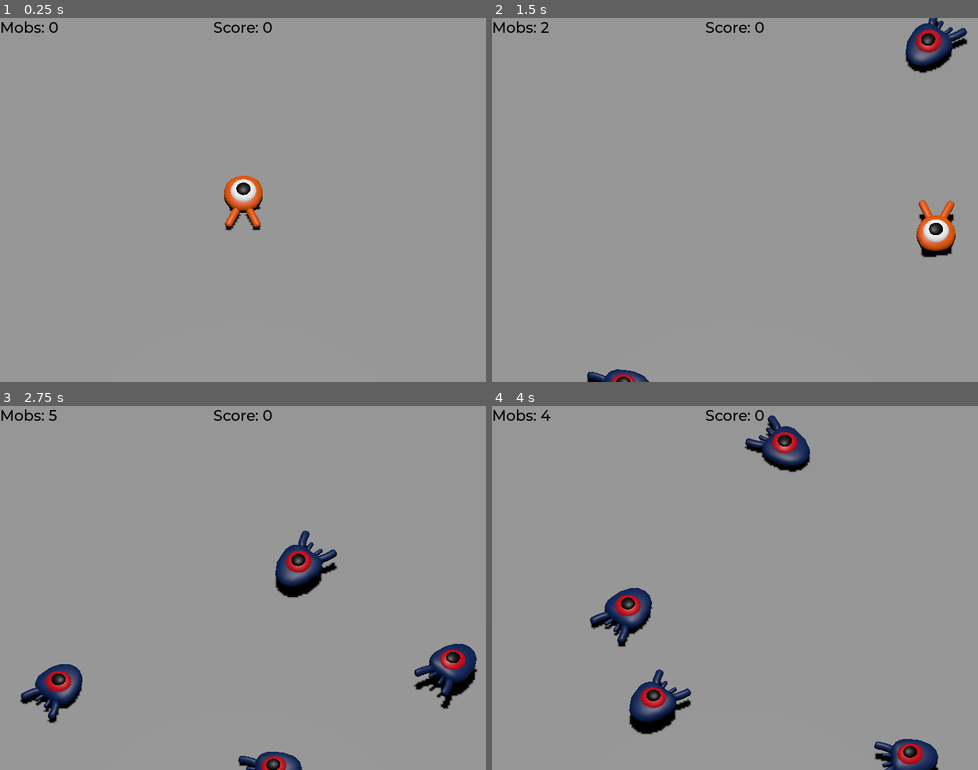
Above: before the commit, frames 1-4 (two rows, left to right).
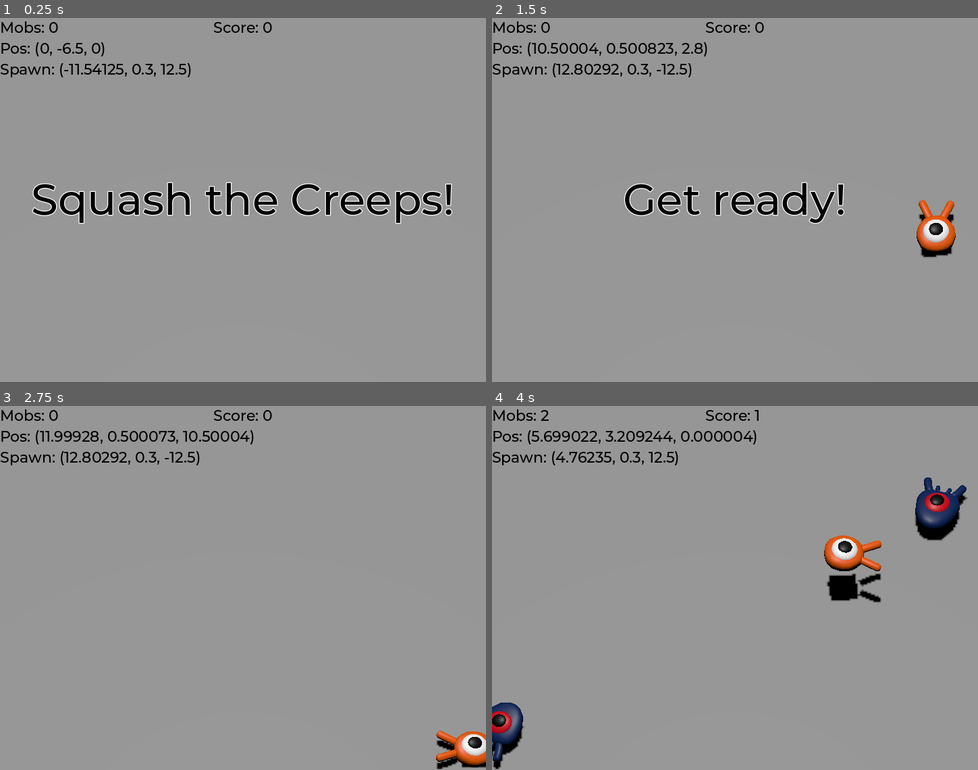
Above: after the commit, the same moments.

Repository: zajrik/dodge_the_creeps_2
Game: Godot game, scene res://scenes/main/main.tscn
Two runs of this game, one before a commit and one after it. Both use one fixed random seed, a clock stepped at 60 frames per second and the inputs below.
Inputs:
- Up to frame 1 (0.25 s): no input
- Up to frame 2 (1.5 s): tap Enter (ui_accept) at 0.5, 1.35 s; hold D (move_right) 0.53-1.28 s; hold Enter (ui_accept) 0.53-1.28 s; tap Space (jump) at 0.77 s; hold S (move_back) from 1.28 s (still down)
- Up to frame 3 (2.75 s): tap Space (jump) at 1.52 s; release S (move_back) at 2.03 s; hold D (move_right) from 2.03 s (still down); hold Enter (ui_accept) from 2.03 s (still down)
- Up to frame 4 (4 s): release D (move_right) at 2.78 s; release Enter (ui_accept) at 2.78 s; hold W (move_forward) 2.78-3.53 s; tap Enter (ui_accept) at 2.85 s; tap Space (jump) at 3.02, 3.77 s; hold A (move_left) from 3.53 s (still down); hold Enter (ui_accept) from 3.53 s (still down)

The runs differ from the first frame. In frame 1, 4.4% of the frame differs, in the area x 0-94%, y 6-59%; in frame 2, 4.3%; in frame 3, 6.4%; in frame 4, 9.3%, in the area x 0-98%, y 1-100%.

Commit message:
add changes
- UI changes
- combo multiplier
- survival scoring (1 point per second)
- moved arena walls in to play area to prevent player from leaving screen

probably some other stuff that I may have forgotten, idk

Diff:
--- a/scenes/main/main.gd
+++ b/scenes/main/main.gd
@@ -3,32 +3,50 @@
 @export var mob_scene: PackedScene
 
 var score: int = 0
+var multiplier: int = 0
 
 # Start in demo mode, allowing mobs to collide for my amusement
 var demo: bool = true
 
 func _ready() -> void:
   $UI/Retry.hide()
+  $Player.set_position($Jail/PlayerJailMarker.global_position)
 
   # Randomize starting spawn location
   $Arena/SpawnPath/SpawnLocation.progress_ratio = randf()
-  new_game()
+
+  $SpawnTimer.start()
+  $UI.show_message('Squash the Creeps!')
+
 
 func _process(_delta) -> void:
   var mob_count: int = get_tree().get_nodes_in_group('mobs').size()
 
   var debug_text: String = ''
   debug_text += 'Mobs: %s\n' % mob_count
+  debug_text += 'Pos: %s\n' % $Player.position
+  debug_text += 'Spawn: %s\n' % $Arena/SpawnPath/SpawnLocation.global_position
 
   $UI/DebugLabel.set_text(debug_text)
   $UI/ScoreLabel.set_text('Score: %s' % str(score))
 
-  if Input.is_action_just_pressed('debug_clear'):
+  # Append multipler text to score label
+  if (multiplier > 1):
+    $UI/ScoreLabel.text += ' (x%s)'  % multiplier
+
+
+  # Reset multiplier if player falls to the ground
+  if $Player.global_position.y < 0.6:
+    multiplier = 0
+
+
+func _unhandled_input(event: InputEvent) -> void:
+  if event.is_action_pressed('ui_accept') and demo:
+    new_game()
+
+  if event.is_action_pressed('debug_clear'):
     get_tree().call_group('mobs', 'queue_free')
 
-func _unhandled_input(event: InputEvent) -> void:
-  if event.is_action_pressed('ui_accept') and $UI/Retry.visible:
-    new_game()
 
 ## Prepare and spawn a mob on SpawnTimer tick.
 func _on_spawn_timer_timeout() -> void:
@@ -36,8 +54,8 @@
   spawn_location.progress_ratio = randf()
 
   var mob: Mob = mob_scene.instantiate()
-  mob.initialize(spawn_location.position, $Player.position)
-  mob.squashed.connect(increase_score)
+  mob.initialize(spawn_location.global_position, $Player.position)
+  mob.squashed.connect(_on_squash)
 
   # Enable inter-mob collision in demo mode
   if demo:
@@ -45,16 +63,19 @@
 
   add_child(mob)
 
+
 ## Show retry screen and stop spawn timer on Player hit.
 func _on_player_hit() -> void:
   game_over()
+
 
 ## Start a new game.
 func new_game() -> void:
   score = 0
   demo = false
+  $SpawnTimer.stop()
   get_tree().call_group('mobs', 'queue_free')
-  $UI/Retry.hide()
+  $UI.hide_retry()
 
   # Move player to spawn and unhide
   $Player.show()
@@ -63,8 +84,19 @@
   # Disable inter-mob collision during gameplay
   get_tree().call_group('mobs', 'set_collision_mask_value', 2, false)
 
+  $UI.show_message('Get ready!', 64, 2)
+
+  $StartTimer.start()
+  await $StartTimer.timeout
+
+  $SpawnTimer.start()
+  $ScoreTimer.start()
+
+
 ## End the current game, displaying the retry screen.
 func game_over() -> void:
+  $ScoreTimer.stop()
+
   # Hide player and move out of arena so mobs don't bounce off the invisible player
   $Player.hide()
   $Player.set_position($Jail/PlayerJailMarker.global_position)
@@ -82,8 +114,24 @@
   demo = true
   get_tree().call_group('mobs', 'set_collision_mask_value', 2, true)
 
-  $UI/Retry.show()
+  $UI.show_retry()
 
-## Increment the score by 1.
-func increase_score() -> void:
-  score += 1
+
+## Increment the score by 1 * the given multiplier.
+func increase_score(multiplier: int = 1) -> void:
+  score += 1 * multiplier
+
+  if multiplier > 1:
+    print('Score increased by %s' % str(1 * multiplier))
+
+
+## Increment score by 1 on ScoreTimer tick
+func _on_score_timer_timeout() -> void:
+  increase_score()
+
+
+## Handle mob squash, incrementing multiplier and increasing score
+func _on_squash() -> void:
+  multiplier += 1
+  increase_score(multiplier)
+  pass
--- a/scenes/main/main.tscn
+++ b/scenes/main/main.tscn
@@ -13,26 +13,26 @@
 size = Vector3(60, 2, 60)
 
 [sub_resource type="BoxShape3D" id="BoxShape3D_lro6b"]
-size = Vector3(1, 10, 60)
+size = Vector3(1, 10, 25.5)
+
+[sub_resource type="BoxMesh" id="BoxMesh_thbmh"]
+size = Vector3(1, 10, 25.5)
+
+[sub_resource type="StandardMaterial3D" id="StandardMaterial3D_aq3r8"]
+albedo_color = Color(1, 0, 1, 1)
 
 [sub_resource type="CylinderMesh" id="CylinderMesh_n61ki"]
 
 [sub_resource type="StandardMaterial3D" id="StandardMaterial3D_4maxt"]
 albedo_color = Color(0.220257, 0.867499, 0.695841, 1)
 
-[sub_resource type="Curve3D" id="Curve3D_17vdu"]
+[sub_resource type="Curve3D" id="Curve3D_8yoim"]
 _data = {
 "points": PackedVector3Array(0, 0, 0, 0, 0, 0, -13.5, 0, -12.5, 0, 0, 0, 0, 0, 0, 13.5, 0, -12.5, 0, 0, 0, 0, 0, 0, 13.5, 0, 12.5, 0, 0, 0, 0, 0, 0, -13.5, 0, 12.5, 0, 0, 0, 0, 0, 0, -13.5, 0, -12.5),
 "tilts": PackedFloat32Array(0, 0, 0, 0, 0)
 }
 point_count = 5
 
-[sub_resource type="TorusMesh" id="TorusMesh_6yftp"]
-inner_radius = 1.851
-outer_radius = 1.789
-
-[sub_resource type="ORMMaterial3D" id="ORMMaterial3D_feal5"]
-
 [sub_resource type="BoxShape3D" id="BoxShape3D_0oo0b"]
 size = Vector3(10, 2, 10)
 
@@ -48,11 +48,10 @@
 mob_scene = ExtResource("2_r24qb")
 
 [node name="DirectionalLight3D" type="DirectionalLight3D" parent="."]
-transform = Transform3D(1, 0, 0, 0, -4.37114e-08, 1, 0, -1, -4.37114e-08, 30, 25, 30)
+transform = Transform3D(1, 0, 0, 0, -4.37114e-08, 1, 0, -1, -4.37114e-08, 0, 25, 0)
 shadow_enabled = true
 
 [node name="Player" parent="." instance=ExtResource("1_2c4kc")]
-visible = false
 
 [node name="Arena" type="StaticBody3D" parent="."]
 transform = Transform3D(1, 0, 0, 0, 1, 0, 0, 0, 1, 0, -1, 0)
@@ -60,67 +59,86 @@
 collision_mask = 0
 metadata/_edit_group_ = true
 
-[node name="FloorCollider" type="CollisionShape3D" parent="Arena"]
+[node name="Floor" type="CollisionShape3D" parent="Arena"]
 shape = SubResource("BoxShape3D_snqup")
 
-[node name="FloorMesh" type="MeshInstance3D" parent="Arena"]
+[node name="FloorMesh" type="MeshInstance3D" parent="Arena/Floor"]
 mesh = SubResource("BoxMesh_s2tor")
+skeleton = NodePath("../..")
+
+[node name="Walls" type="StaticBody3D" parent="Arena"]
+visible = false
+collision_layer = 4
+collision_mask = 0
+
+[node name="North" type="CollisionShape3D" parent="Arena/Walls"]
+transform = Transform3D(-4.37114e-08, 0, 1, 0, 1, 0, -1, 0, -4.37114e-08, 0, 6, -11.2)
+shape = SubResource("BoxShape3D_lro6b")
+
+[node name="MeshInstance3D" type="MeshInstance3D" parent="Arena/Walls/North"]
+mesh = SubResource("BoxMesh_thbmh")
+surface_material_override/0 = SubResource("StandardMaterial3D_aq3r8")
+
+[node name="East" type="CollisionShape3D" parent="Arena/Walls"]
+transform = Transform3D(1, 0, 0, 0, 1, 0, 0, 0, 1, 13.2, 6, 0)
+shape = SubResource("BoxShape3D_lro6b")
+
+[node name="MeshInstance3D" type="MeshInstance3D" parent="Arena/Walls/East"]
+mesh = SubResource("BoxMesh_thbmh")
+surface_material_override/0 = SubResource("StandardMaterial3D_aq3r8")
+
+[node name="South" type="CollisionShape3D" parent="Arena/Walls"]
+transform = Transform3D(-4.37114e-08, 0, 1, 0, 1, 0, -1, 0, -4.37114e-08, 0, 6, 12.1)
+shape = SubResource("BoxShape3D_lro6b")
+
+[node name="MeshInstance3D" type="MeshInstance3D" parent="Arena/Walls/South"]
+mesh = SubResource("BoxMesh_thbmh")
+surface_material_override/0 = SubResource("StandardMaterial3D_aq3r8")
+
+[node name="West" type="CollisionShape3D" parent="Arena/Walls"]
+transform = Transform3D(1, 0, 0, 0, 1, 0, 0, 0, 1, -13.2, 6, 0)
+shape = SubResource("BoxShape3D_lro6b")
+
+[node name="MeshInstance3D" type="MeshInstance3D" parent="Arena/Walls/West"]
+mesh = SubResource("BoxMesh_thbmh")
+surface_material_override/0 = SubResource("StandardMaterial3D_aq3r8")
+
+[node name="Cylinders" type="Node3D" parent="Arena"]
+visible = false
+
+[node name="MeshInstance3D" type="MeshInstance3D" parent="Arena/Cylinders"]
+transform = Transform3D(1, 0, 0, 0, 1, 0, 0, 0, 1, -13.5, 2, -12.5)
+mesh = SubResource("CylinderMesh_n61ki")
+surface_material_override/0 = SubResource("StandardMaterial3D_4maxt")
+
+[node name="MeshInstance3D2" type="MeshInstance3D" parent="Arena/Cylinders"]
+transform = Transform3D(1, 0, 0, 0, 1, 0, 0, 0, 1, 13.5, 2, -12.5)
+mesh = SubResource("CylinderMesh_n61ki")
+skeleton = NodePath("")
+surface_material_override/0 = SubResource("StandardMaterial3D_4maxt")
+
+[node name="MeshInstance3D3" type="MeshInstance3D" parent="Arena/Cylinders"]
+transform = Transform3D(1, 0, 0, 0, 1, 0, 0, 0, 1, 13.5, 2, 12.5)
+mesh = SubResource("CylinderMesh_n61ki")
+skeleton = NodePath("")
+surface_material_override/0 = SubResource("StandardMaterial3D_4maxt")
+
+[node name="MeshInstance3D4" type="MeshInstance3D" parent="Arena/Cylinders"]
+transform = Transform3D(1, 0, 0, 0, 1, 0, 0, 0, 1, -13.5, 2, 12.5)
+mesh = SubResource("CylinderMesh_n61ki")
+skeleton = NodePath("")
+surface_material_override/0 = SubResource("StandardMaterial3D_4maxt")
+
+[node name="SpawnPath" type="Path3D" parent="Arena"]
+transform = Transform3D(1, 0, 0, 0, 1, 0, 0, 0, 1, 0, 1.3, 0)
+visible = false
+curve = SubResource("Curve3D_8yoim")
+
+[node name="SpawnLocation" type="PathFollow3D" parent="Arena/SpawnPath"]
+transform = Transform3D(-4.37114e-08, 0, -1, 0, 1, 0, 1, 0, -4.37114e-08, -13.5, 0, -12.5)
 
 [node name="PlayerSpawnMarker" type="Marker3D" parent="Arena"]
 transform = Transform3D(1, 0, 0, 0, 1, 0, 0, 0, 1, 0, 1.83488, 0)
-
-[node name="WallNorthCollider" type="CollisionShape3D" parent="Arena"]
-transform = Transform3D(-4.37114e-08, 0, 1, 0, 1, 0, -1, 0, -4.37114e-08, 0, 6, -29.5)
-shape = SubResource("BoxShape3D_lro6b")
-
-[node name="WallEastCollider" type="CollisionShape3D" parent="Arena"]
-transform = Transform3D(1, 0, 0, 0, 1, 0, 0, 0, 1, 30.5, 6, 0)
-shape = SubResource("BoxShape3D_lro6b")
-
-[node name="WallSouthCollider" type="CollisionShape3D" parent="Arena"]
-transform = Transform3D(-4.37114e-08, 0, 1, 0, 1, 0, -1, 0, -4.37114e-08, 0, 6, 30.5)
-shape = SubResource("BoxShape3D_lro6b")
-
-[node name="WallWestCollider" type="CollisionShape3D" parent="Arena"]
-transform = Transform3D(1, 0, 0, 0, 1, 0, 0, 0, 1, -30.5, 6, 0)
-shape = SubResource("BoxShape3D_lro6b")
-
-[node name="Cylinders" type="Node3D" parent="Arena"]
-
-[node name="MeshInstance3D" type="MeshInstance3D" parent="Arena/Cylinders"]
-transform = Transform3D(1, 0, 0, 0, 1, 0, 0, 0, 1, -13.5, 2, -12.5)
-mesh = SubResource("CylinderMesh_n61ki")
-surface_material_override/0 = SubResource("StandardMaterial3D_4maxt")
-
-[node name="MeshInstance3D2" type="MeshInstance3D" parent="Arena/Cylinders"]
-transform = Transform3D(1, 0, 0, 0, 1, 0, 0, 0, 1, 13.5, 2, -12.5)
-mesh = SubResource("CylinderMesh_n61ki")
-skeleton = NodePath("")
-surface_material_override/0 = SubResource("StandardMaterial3D_4maxt")
-
-[node name="MeshInstance3D3" type="MeshInstance3D" parent="Arena/Cylinders"]
-transform = Transform3D(1, 0, 0, 0, 1, 0, 0, 0, 1, 13.5, 2, 12.5)
-mesh = SubResource("CylinderMesh_n61ki")
-skeleton = NodePath("")
-surface_material_override/0 = SubResource("StandardMaterial3D_4maxt")
-
-[node name="MeshInstance3D4" type="MeshInstance3D" parent="Arena/Cylinders"]
-transform = Transform3D(1, 0, 0, 0, 1, 0, 0, 0, 1, -13.5, 2, 12.5)
-mesh = SubResource("CylinderMesh_n61ki")
-skeleton = NodePath("")
-surface_material_override/0 = SubResource("StandardMaterial3D_4maxt")
-
-[node name="SpawnPath" type="Path3D" parent="Arena"]
-transform = Transform3D(1, 0, 0, 0, 1, 0, 0, 0, 1, 0, 1, 0)
-curve = SubResource("Curve3D_17vdu")
-
-[node name="SpawnLocation" type="PathFollow3D" parent="Arena/SpawnPath"]
-transform = Transform3D(-4.37114e-08, 0, -1, 0, 1, 0, 1, 0, -4.37114e-08, -13.5, 0, -12.5)
-
-[node name="MeshInstance3D" type="MeshInstance3D" parent="Arena/SpawnPath/SpawnLocation"]
-transform = Transform3D(1.5, 0, 7.10543e-15, 0, 1, 0, 0, 0, 1.5, 0, -0.969, 0)
-mesh = SubResource("TorusMesh_6yftp")
-surface_material_override/0 = SubResource("ORMMaterial3D_feal5")
 
 [node name="Jail" type="StaticBody3D" parent="."]
 transform = Transform3D(1, 0, 0, 0, 1, 0, 0, 0, 1, 0, -7, 0)
@@ -192,16 +210,20 @@
 text = "Score: 0"
 
 [node name="Message" type="Label" parent="UI"]
+z_index = 1
 layout_mode = 1
 anchors_preset = 14
 anchor_top = 0.5
 anchor_right = 1.0
 anchor_bottom = 0.5
-offset_top = -85.0
-offset_bottom = 85.0
-grow_horizontal = 2
-grow_vertical = 2
-text = "aaaaaaaaa"
+offset_top = -134.0
+offset_bottom = 134.0
+grow_horizontal = 2
+grow_vertical = 2
+theme_override_colors/font_outline_color = Color(1, 1, 1, 1)
+theme_override_constants/outline_size = 5
+theme_override_font_sizes/font_size = 64
+text = "Message Text"
 horizontal_alignment = 1
 vertical_alignment = 1
 
@@ -230,11 +252,17 @@
 offset_bottom = 14.0
 grow_horizontal = 2
 grow_vertical = 2
-text = "Press ENTER to retry"
 
 [node name="SpawnTimer" type="Timer" parent="."]
 wait_time = 0.5
 autostart = true
 
+[node name="StartTimer" type="Timer" parent="."]
+wait_time = 2.0
+one_shot = true
+
+[node name="ScoreTimer" type="Timer" parent="."]
+
 [connection signal="hit" from="Player" to="." method="_on_player_hit"]
 [connection signal="timeout" from="SpawnTimer" to="." method="_on_spawn_timer_timeout"]
+[connection signal="timeout" from="ScoreTimer" to="." method="_on_score_timer_timeout"]
--- a/scenes/mob/mob.gd
+++ b/scenes/mob/mob.gd
@@ -33,10 +33,12 @@
   # Set random animation speed scale
   $AnimationPlayer.speed_scale = speed / min_speed
 
+
 ## Squash this mob.
 func squash() -> void:
   squashed.emit()
   queue_free()
+
 
 func _physics_process(_delta: float) -> void:
   # Iterate collisions to handle bouncing when collision is turned on
@@ -52,6 +54,7 @@
   $Character.look_at(position + velocity.normalized())
   move_and_slide()
 
+
 func _on_visible_on_screen_notifier_3d_screen_exited() -> void:
   # Free self when no longer visible on screen
   queue_free()
--- a/scenes/mob/mob.tscn
+++ b/scenes/mob/mob.tscn
@@ -72,7 +72,7 @@
 [node name="Mob" type="CharacterBody3D" groups=["mobs"]]
 transform = Transform3D(1, 0, 0, 0, 1, 0, 0, 0, 1, 0, -0.2, 0)
 collision_layer = 2
-collision_mask = 5
+axis_lock_linear_y = true
 motion_mode = 1
 script = ExtResource("1_vec4k")
 min_speed = 5
--- a/scenes/player/player.gd
+++ b/scenes/player/player.gd
@@ -68,14 +68,17 @@
   # Adjust character angle over jump arc
   $Character.rotation.x = PI / 6 * velocity.y / jump_impulse
 
+
 func _on_mob_detector_body_entered(_body: Node3D) -> void:
   #$DeathTimer.start()
   hit.emit()
+
 
 func _on_mob_detector_body_exited(_body: Node3D) -> void:
   #$DeathTimer.stop()
   pass
 
+
 func _on_death_timer_timeout() -> void:
   #hit.emit()
   pass
--- a/scripts/ui.gd
+++ b/scripts/ui.gd
@@ -5,28 +5,44 @@
 
 func _ready() -> void:
   $Message.hide()
+  $ScoreLabel.set('theme_override_colors/font_color', BLACK)
+  $DebugLabel.set('theme_override_colors/font_color', BLACK)
+  $Message.set('theme_override_colors/font_color', BLACK)
+  $Message.set('theme_override_colors/font_outline_color', WHITE)
 
-func _process(_delta: float) -> void:
-  if not $Retry.visible:
-    $Message.set('theme_override_colors/font_color', BLACK)
-    $ScoreLabel.set('theme_override_colors/font_color', BLACK)
-    $DebugLabel.set('theme_override_colors/font_color', BLACK)
-  else:
-    $Message.set('theme_override_colors/font_color', WHITE)
-    $ScoreLabel.set('theme_override_colors/font_color', WHITE)
-    $DebugLabel.set('theme_override_colors/font_color', WHITE)
 
-func show_message(msg: String, duration: int = 2) -> void:
+## Show the retry screen.
+func show_retry() -> void:
+  $ScoreLabel.set('theme_override_colors/font_color', WHITE)
+  $DebugLabel.set('theme_override_colors/font_color', WHITE)
+  $Message.set('theme_override_colors/font_color', WHITE)
+  $Message.set('theme_override_colors/font_outline_color', BLACK)
+  $Retry.show()
+  show_message('Press ENTER to retry', 32)
+
+
+## Hide the retry screen.
+func hide_retry() -> void:
+  $ScoreLabel.set('theme_override_colors/font_color', BLACK)
+  $DebugLabel.set('theme_override_colors/font_color', BLACK)
+  $Message.set('theme_override_colors/font_color', BLACK)
+  $Message.set('theme_override_colors/font_outline_color', WHITE)
+
+  $Retry.hide()
+  $Message.hide()
+  $Message.set_text('')
+
+
+## Show the given message for a specified duration.
+##
+## If duration is not set then the message must be manually hidden
+## when no longer needed.
+func show_message(msg: String, size: int = 64, duration: int = -1) -> void:
   $Message.set_text(msg)
+  $Message.set('theme_override_font_sizes/font_size', size)
   $Message.show()
 
-  $Message/Timer.set_wait_time(duration)
-  $Message/Timer.start()
-
-  await $Message/Timer.timeout
-
-  $Message.hide()
-
-func set_message(msg: String) -> void:
-  $Message.set_text(msg)
-  $Message.show()
+  if duration > 0:
+    $Message/Timer.start(duration)
+    await $Message/Timer.timeout
+    $Message.hide()
